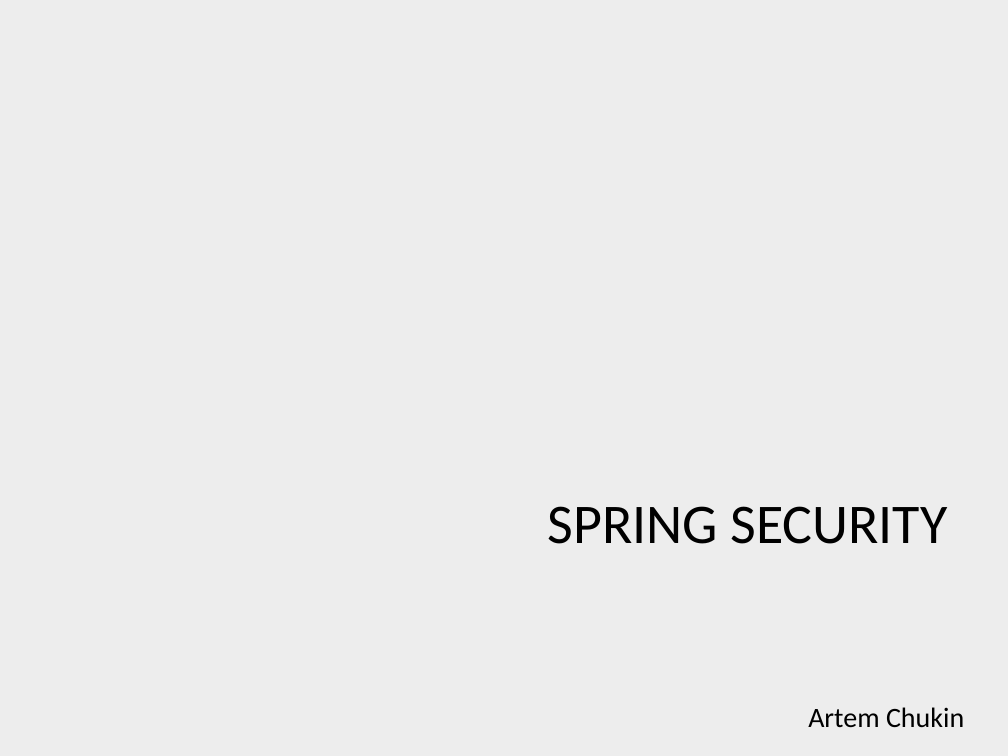
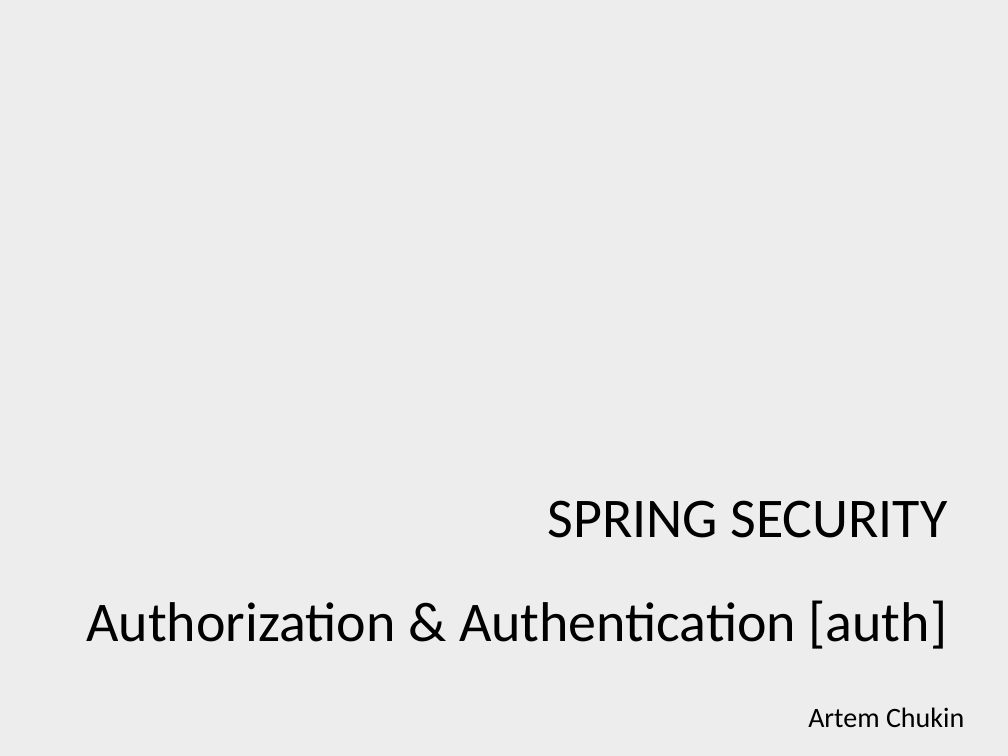
Before and after one commit to ArtemVChukin/rest-security-server, a slide deck: slide 1 of SpringSecurity.pptx. Drawn at 1008x756 pixels with LibreOffice and Linux fonts; fonts in the diff are those of the drawing; background and template pictures are left out. Boxes give left, top, right and bottom in pixels: in the first picture for what was removed or moved away, otherwise in the second. Text is boxed around its words. In the diff, an @@ line names an element or a change of style, - is before the commit and + after.

```diff
--- a/SpringSecurity.pptx
+++ b/SpringSecurity.pptx
@@ title "SPRING SECURITY": place and size @@
-title "SPRING SECURITY" at [547, 506, 948, 544]
+title "SPRING SECURITY" at [547, 500, 948, 538]
@@ text added at [86, 600, 947, 649], 40 pt, text #000000 @@
+Authorization & Authentication [auth]
```
Also in this commit, not shown: 3 other slides changed.
